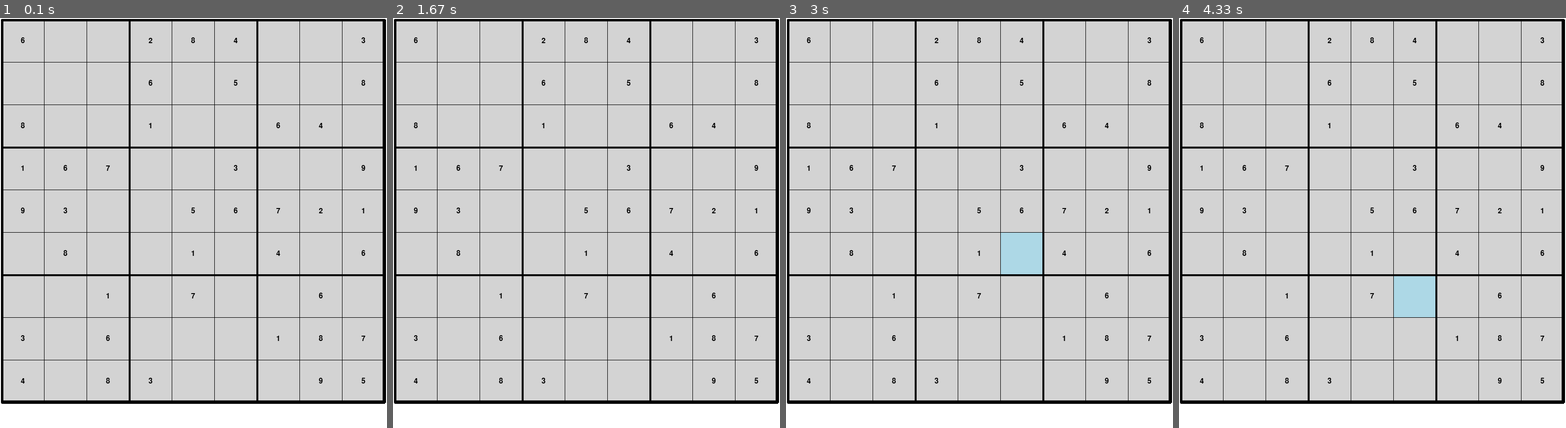
Above: before the commit, frames 1-4 (left to right).
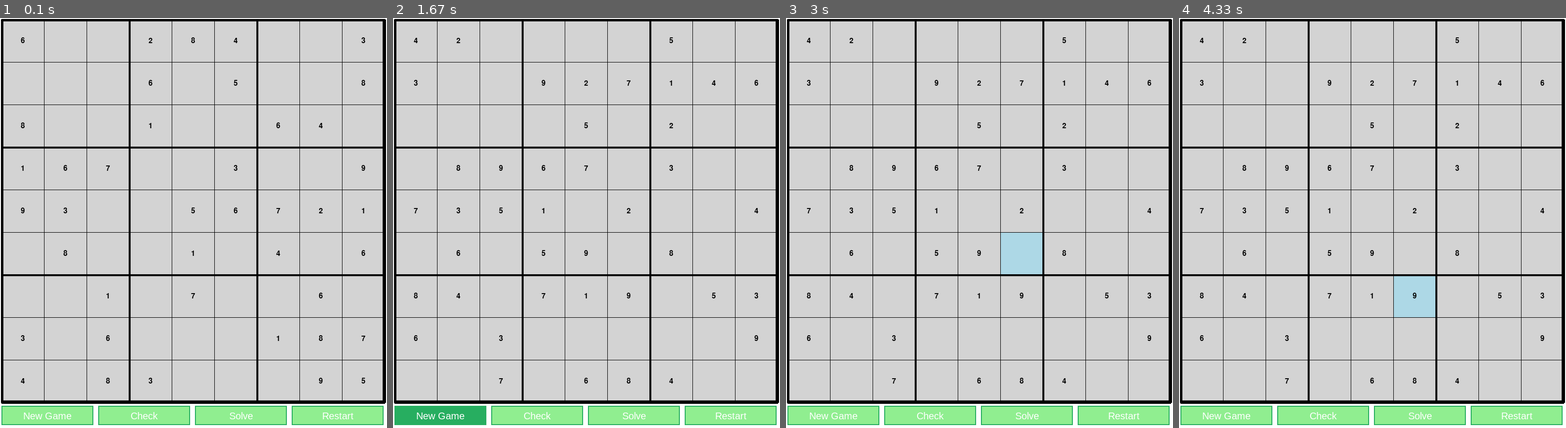
Above: after the commit, the same moments.

Repository: jeanbapd/Sudoku-pygame
Game: pygame game, started from main.py
The game is run twice, just before and just after one commit, with the same random seed, the same clock (stepped at 60 frames per second) and the same inputs.
Inputs (mouse positions are in pixels of both pictures, inside the frame that each line leads up to):
- Up to frame 1 (0.1 s): no input
- Up to frame 2 (1.67 s): click (632, 415) at 0.38 s, where only the run after the commit has a clickable "Solve"; click (729, 415) at 0.72 s, where only the run after the commit has a clickable "Restart"; click (536, 415) at 1.05 s, where only the run after the commit has a clickable "Check"; click (439, 415) at 1.38 s, where only the run after the commit has a clickable "New Game"
- Up to frame 3 (3 s): click (1018, 313) at 2.22 s; hold Up 2.5-2.97 s
- Up to frame 4 (4.33 s): hold Right 3-3.47 s; hold Left 3.5-4.03 s; hold Down from 4.07 s (still down)

The runs differ from the first frame. In frame 1, 4.4% of the frame differs, in the area x 0-100%, y 94-100%; in frame 2, 4.9%, in the area x 0-100%, y 4-100%; in frame 3, 4.9%; in frame 4, 4.9%.

Commit message:
feat: Add button on the UI

Diff:
--- a/main.py
+++ b/main.py
@@ -2,9 +2,10 @@
 
 import sys
 
+from src.button import Button
 from src.grid import Grid
 
-from src.constant import WINDOW_HEIGHT,WINDOW_WIDTH
+from src.constant import *
 
 def main():
     """
@@ -23,6 +24,21 @@
     game = Grid()#Create the grid
 
     game.generate_new_game()#Generate the game
+
+    grid_px = GRID_PX
+    offset_x = (WINDOW_WIDTH - grid_px) // 2 - 1
+
+    buttons_configs = ["New Game","Check","Solve","Restart"]
+
+    buttons = []
+
+    for i,button in enumerate(buttons_configs):
+        btn = Button(offset_x+ i * (BUTTON_WIDTH + BUTTON_SPACING),BUTTON_Y,BUTTON_WIDTH,BUTTON_HEIGHT,button,BUTTON_COLOR,BUTTON_HOVER_COLOR)
+        buttons.append(btn)
+
+    new_button,check_button,solve_button,restart_button = buttons
+
+
     running = True
     while running:
         #Handle pygame.QUIT event
@@ -33,11 +49,24 @@
                 case pygame.MOUSEBUTTONDOWN:
                     #Get mouse position
                     pos = pygame.mouse.get_pos()
-                    cell = game.get_cell_from_pos(pos)
 
-                    if cell:#Select cell if valid
-                        row, col = cell
-                        game.select_cell(row,col)
+                    if new_button.is_clicked(pos):
+                        game.generate_new_game()
+                    elif check_button.is_clicked(pos):
+                        if game.is_completed():
+                            print("WIN")
+                        else:
+                            print("LOSE")
+                    elif solve_button.is_clicked(pos):
+                        game.solve_grid()
+                    elif restart_button.is_clicked(pos):
+                        game.reset()
+                    else:
+                        cell = game.get_cell_from_pos(pos)
+
+                        if cell:#Select cell if valid
+                            row, col = cell
+                            game.select_cell(row,col)
                 case pygame.KEYDOWN:
                     #Number keys 1-9
                     match event.key:
@@ -75,7 +104,14 @@
                         case pygame.K_RIGHT if game.selected:
                             row, col = game.selected
                             game.select_cell(row,min(8,col + 1))
+
+        pos = pygame.mouse.get_pos()
+        for btn in buttons:
+            btn.check_hover(pos)
         game.draw(screen)#Call game.draw to render
+
+        for button in buttons:
+            button.draw(screen)
         pygame.display.flip()#Update display
 
         clock.tick(60)
--- a/src/button.py
+++ b/src/button.py
@@ -10,7 +10,7 @@
     """
     Class to create a button object
     """
-    def __init__(self,x,y,width,height,text,color,hover_color,font_size):
+    def __init__(self,x,y,width,height,text,color,hover_color,font_size = 20):
         """
         Constructor for button object
         :param x: Position of the top left corner of the button
@@ -32,7 +32,7 @@
     def draw(self,screen):
         """
         Draw the button on the screen
-        :param screen:
+        :param screen: screen where the button will be drawn
         :return: None
         """
         color = self.hover_color if self.is_hovered else self.color #Choose the color
@@ -58,6 +58,6 @@
         """
         Function to check if the button has been clicked
         :param pos: Position of the mouse
-        :return: None
+        :return: True if the button has been clicked, False otherwise
         """
         return self.rect.collidepoint(pos)
